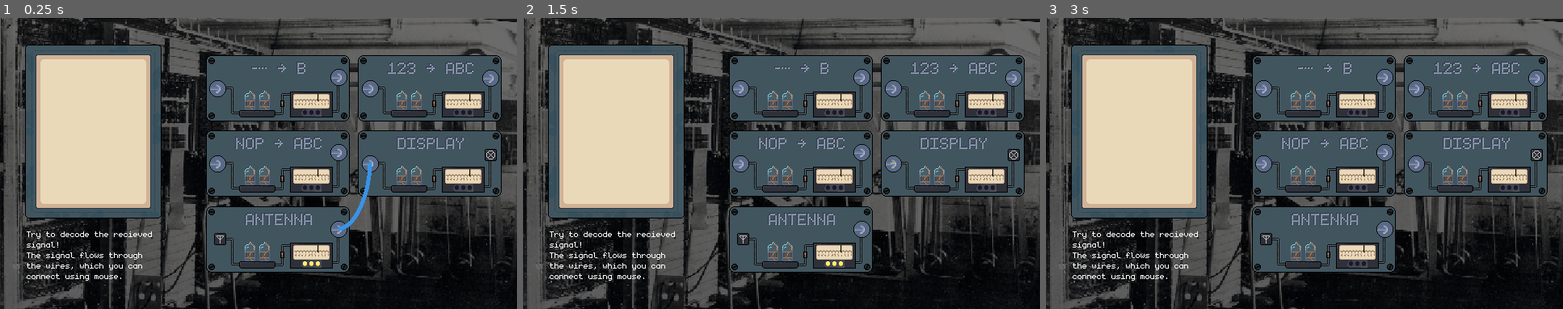
Above: before the commit, frames 1-3 (left to right).
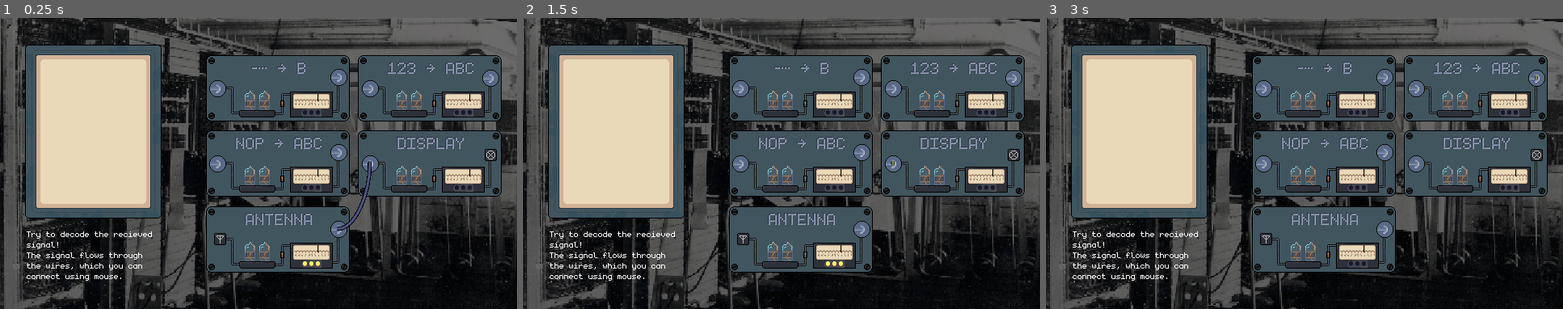
Above: after the commit, the same moments.

Repository: Limit-sest/wiretap
Game: Godot game, scene res://main.tscn
Two runs of this game, one before a commit and one after it. Both use one fixed random seed, a clock stepped at 60 frames per second and the inputs below.
Inputs (mouse positions are in pixels of both pictures, inside the frame that each line leads up to):
- Up to frame 1 (0.25 s): no input
- Up to frame 2 (1.5 s): tap Enter at 0.5 s; move the mouse to (616, 131) at 0.52 s; hold Right 0.53-1.28 s; tap Alt at 0.6 s; click (616, 131) at 0.67 s; tap Space at 1.25 s; move the mouse to (895, 163) at 1.27 s; hold Down from 1.28 s (still down); tap Shift at 1.35 s; click (895, 163) at 1.42 s
- Up to frame 3 (3 s): tap Enter at 2 s; move the mouse to (1382, 227) at 2.02 s; release Down at 2.03 s; hold Right 2.03-2.78 s; tap Alt at 2.1 s; click (1382, 227) at 2.17 s; tap Space at 2.75 s; move the mouse to (1537, 79) at 2.77 s; hold Up from 2.78 s (still down); tap Shift at 2.85 s; click (1537, 79) at 2.92 s

The runs differ from the first frame. In frame 1, 0.2% of the frame differs, in the area x 65-72%, y 49-74%; in frame 2, less than 0.1%; in frame 3, less than 0.1%.

Commit message:
Improve wire appearance

Diff:
--- a/main.tscn
+++ b/main.tscn
@@ -16,15 +16,10 @@
 [ext_resource type="Texture2D" uid="uid://s7bakdsjyuct" path="res://assets/Sprites/Custom/caesar_text.png" id="12_dg77c"]
 [ext_resource type="Texture2D" uid="uid://c8lx38grn8fhl" path="res://assets/Sprites/bg.png" id="15_vivmo"]
 [ext_resource type="AudioStream" uid="uid://da35mwgj6y1uo" path="res://assets/soundtrack.mp3" id="16_2cqfq"]
+[ext_resource type="Texture2D" uid="uid://vsthgu4hp16m" path="res://assets/Sprites/Custom/Wire.png" id="17_yaehf"]
 
 [sub_resource type="CircleShape2D" id="CircleShape2D_4c57u"]
 radius = 12.0
-
-[sub_resource type="Curve2D" id="Curve2D_yaehf"]
-_data = {
-"points": PackedVector2Array(-72.435524, -0.56447387, 72.435524, 0.56447387, 0, 0, 0, 66, -37.729805, -1.2862694, 147.065, -132)
-}
-point_count = 2
 
 [node name="Main" type="Node2D"]
 texture_filter = 1
@@ -280,9 +275,12 @@
 [node name="AudioStreamPlayer" type="AudioStreamPlayer" parent="."]
 stream = ExtResource("16_2cqfq")
 
-[node name="Path2D2" type="Path2D" parent="."]
-position = Vector2(514.935, 176)
-curve = SubResource("Curve2D_yaehf")
+[node name="Line2D" type="Line2D" parent="."]
+position = Vector2(512, 192)
+points = PackedVector2Array(98, -74, 0, 0, -87, 25)
+width = 5.0
+texture = ExtResource("17_yaehf")
+texture_mode = 1
 
 [connection signal="timeout" from="Signal send" to="." method="_on_signal_send_timeout"]
 [connection signal="input_event" from="CanvasGroup/Display/Input" to="CanvasGroup/Display/Input" method="_on_input_event"]
--- a/project.godot
+++ b/project.godot
@@ -38,6 +38,7 @@
 
 [rendering]
 
+textures/canvas_textures/default_texture_repeat=1
 renderer/rendering_method="gl_compatibility"
 renderer/rendering_method.mobile="gl_compatibility"
 2d/snap/snap_2d_transforms_to_pixel=true
--- a/scripts/signal_manager.gd
+++ b/scripts/signal_manager.gd
@@ -18,7 +18,11 @@
 	var path = Path2D.new()
 	path.curve = Curve2D.new()
 	line.width = 5.0
-	line.default_color = Color.from_hsv(0.58, 0.75, 0.9)  # Blueish color
+	line.default_color = Color.from_hsv(0.65, 0.4, 0.95)
+	line.texture_mode = line.LINE_TEXTURE_TILE
+	line.texture = WiringManager.line_texture
+	line.begin_cap_mode = line.LINE_CAP_ROUND
+	line.end_cap_mode = line.LINE_CAP_ROUND
 	WiringManager.add_child(line)
 	WiringManager.add_child(path)
 
--- a/scripts/wiring_manager.gd
+++ b/scripts/wiring_manager.gd
@@ -4,6 +4,7 @@
 var active_curve: Path2D
 var is_drawing = false
 var start_port = null
+var line_texture = load("res://assets/Sprites/Custom/Wire.png")
 
 var connections = []
 
@@ -14,7 +15,11 @@
 	active_line = Line2D.new()
 	active_curve = Path2D.new()
 	active_line.width = 5.0
-	active_line.default_color = Color.from_hsv(randf(), 0.75, 0.9)
+	active_line.default_color = Color.from_hsv(randf(), 0.4, 0.95)
+	active_line.texture_mode = active_line.LINE_TEXTURE_TILE
+	active_line.begin_cap_mode = active_line.LINE_CAP_ROUND
+	active_line.end_cap_mode = active_line.LINE_CAP_ROUND
+	active_line.texture = line_texture
 	add_child(active_line)
 	move_child(active_line, get_child_count()-1)
 	add_child(active_curve)
@@ -30,6 +35,25 @@
 		remove_child(connection[2])
 		remove_child(connection[3])
 		connections.erase(connection)
+
+func _handle_gravity(point_1):
+	var point_0 = active_curve.curve.get_point_position(0)
+	var delta_vec = point_1 - point_0
+
+	if delta_vec.y > 0:
+		var out_point = Vector2(0, abs(delta_vec.y) * 0.5)
+		var in_point = Vector2(-abs(delta_vec.x) * 0.5 * sign(delta_vec.x), 0.2 * abs(delta_vec.x))
+
+		active_curve.curve.set_point_out(0, out_point)
+		active_curve.curve.set_point_in(1, in_point)
+	else:
+		var out_point = Vector2(abs(delta_vec.x) * 0.5 * sign(delta_vec.x), 0.2 * abs(delta_vec.x))
+		var in_point = Vector2(0, -abs(delta_vec.y) * 0.5 * sign(delta_vec.y))
+
+		active_curve.curve.set_point_out(0, out_point)
+		active_curve.curve.set_point_in(1, in_point)
+
+	active_line.points = active_curve.curve.tessellate()
 
 func _ready():
 	_new_line()
@@ -63,6 +87,9 @@
 				var target_port = result[0].collider
 				if target_port.is_in_group("ports") and target_port != start_port and (target_port.is_in_group("input") != start_port.is_in_group("input")):
 					_delete_existing_connection(target_port)
+					active_curve.curve.set_point_position(1, active_curve.to_local(target_port.global_position))
+					_handle_gravity(active_curve.to_local(target_port.global_position))
+
 					if target_port.is_in_group("input"):
 						connections.append([target_port, start_port, active_line, active_curve])
 					else:
@@ -77,24 +104,7 @@
 
 func _process(delta):
 	if is_drawing:
-		var point_0 = active_curve.curve.get_point_position(0)
 		var point_1 = active_curve.to_local(_get_world_mouse_position())
 		active_curve.curve.set_point_position(1, point_1)
 
-		var delta_vec = point_1 - point_0
-
-		if delta_vec.y > 0:
-			var out_point = Vector2(0, abs(delta_vec.y) * 0.5)
-			var in_point = Vector2(-abs(delta_vec.x) * 0.5 * sign(delta_vec.x), 0.2 * abs(delta_vec.x))
-
-			active_curve.curve.set_point_out(0, out_point)
-			active_curve.curve.set_point_in(1, in_point)
-		else:
-			var out_point = Vector2(abs(delta_vec.x) * 0.5 * sign(delta_vec.x), 0.2 * abs(delta_vec.x))
-			var in_point = Vector2(0, -abs(delta_vec.y) * 0.5 * sign(delta_vec.y))
-
-			active_curve.curve.set_point_out(0, out_point)
-			active_curve.curve.set_point_in(1, in_point)
-
-
-		active_line.points = active_curve.curve.tessellate()
+		_handle_gravity(point_1)
Binary file added: assets/Sprites/Aseprite/Wire.aseprite
Binary file added: assets/Sprites/Custom/Wire.png
Not shown, added: assets/Sprites/Custom/Wire.png.import
